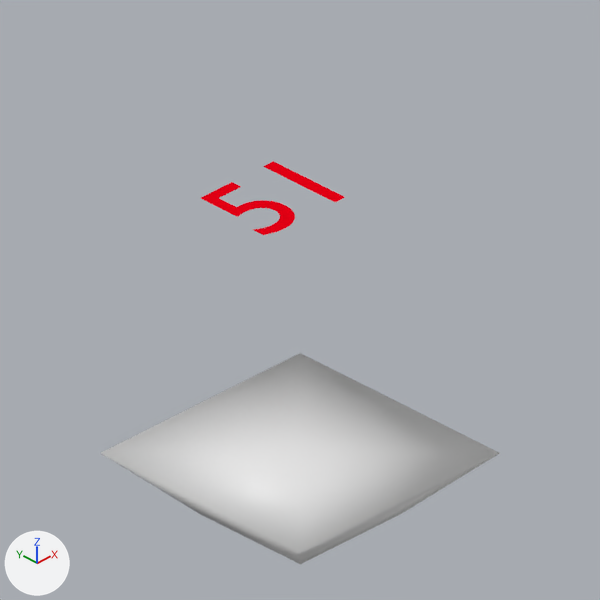
The Blender file rct2/terrain_surface/grass/Grass_V002.blend as it was, and as the next commit left it.
The view is the same before and after, from the file's camera 'Camera'. Lighting does not change. The marker at lower left points along +X, +Y and +Z.

Objects in the first picture: 'Plane', 'Text'.
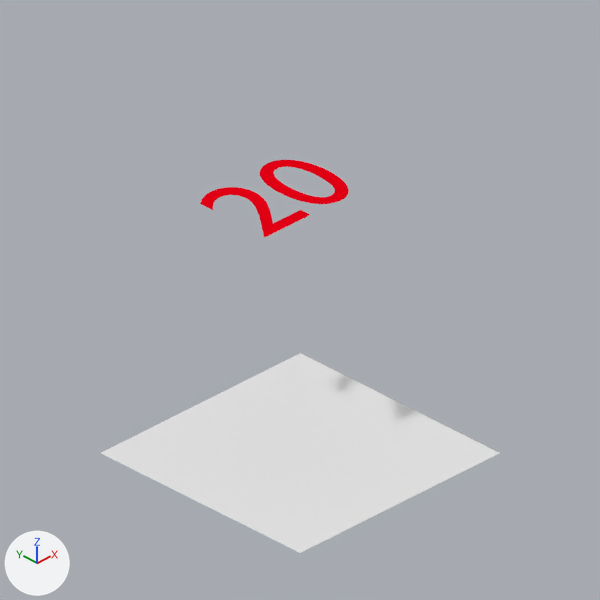
Diff of the bpy script that builds the scene:
```diff
--- a/rct2/terrain_surface/grass/Grass_V002.blend.py
+++ b/rct2/terrain_surface/grass/Grass_V002.blend.py
@@ me_plane @@
 me_plane.from_pydata(...)  # 9 vertices, 9 faces; spans x -2.0..2.0, y -2.0..2.0, z -1.0..0.0
 # used by ob_plane; location = (0.0, 0.0, 0.0)
 # verts and faces of me_plane; kept vertices keep their numbers, new ones are numbered from 9
 # before: 0 (-2.0, -2.0, 0.0) at pixel (300, 553), 1 (2.0, -2.0, 0.0) at pixel (500, 453), 2 (-2.0, 2.0, 0.0) at pixel (100, 453), 3 (2.0, 2.0, 0.0) at pixel (300, 353), 5 (-1.0, -1.0, -1.0) at pixel (300, 564)
 # before: 6 (1.0, -1.0, -1.0) at pixel (400, 514), 7 (-1.0, 1.0, -1.0) at pixel (200, 514), 8 (1.0, 1.0, -1.0)
+# me_plane part 1
+delete_vertices([*range(5, 9)])  # with the faces that use them
 me_plane.materials.append(mat_material_002)
-me_plane.materials.append(mat_material)  # white #e7e7e7
@@ txt_text @@
 txt_text = bpy.data.curves.new('Text', 'FONT')
-txt_text.body = '51'
+txt_text.body = '20'
 txt_text.materials.append(mat_material_001)
```

What differs and where, as boxes [x1, y1, x2, y2] in the pictures (600 x 600 px):
'Plane', reshaped: before [101, 353, 500, 564]; after [101, 353, 499, 553]
'Text', text changed: before [201, 161, 345, 235]; after [200, 160, 349, 237]
part 1 of me_plane, deleted: before [102, 453, 500, 564]
